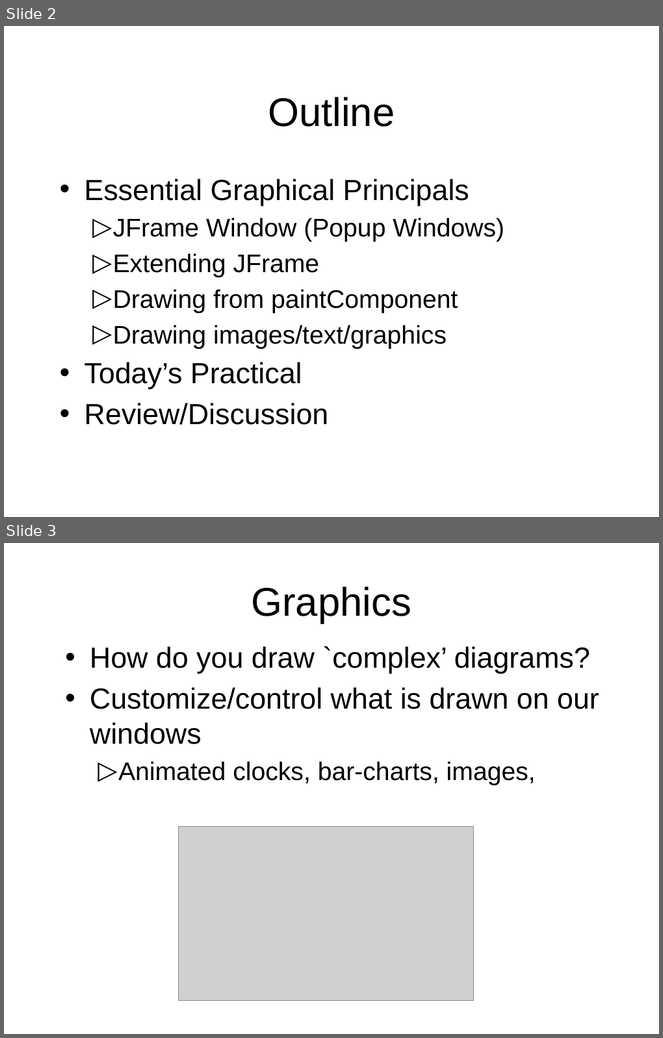
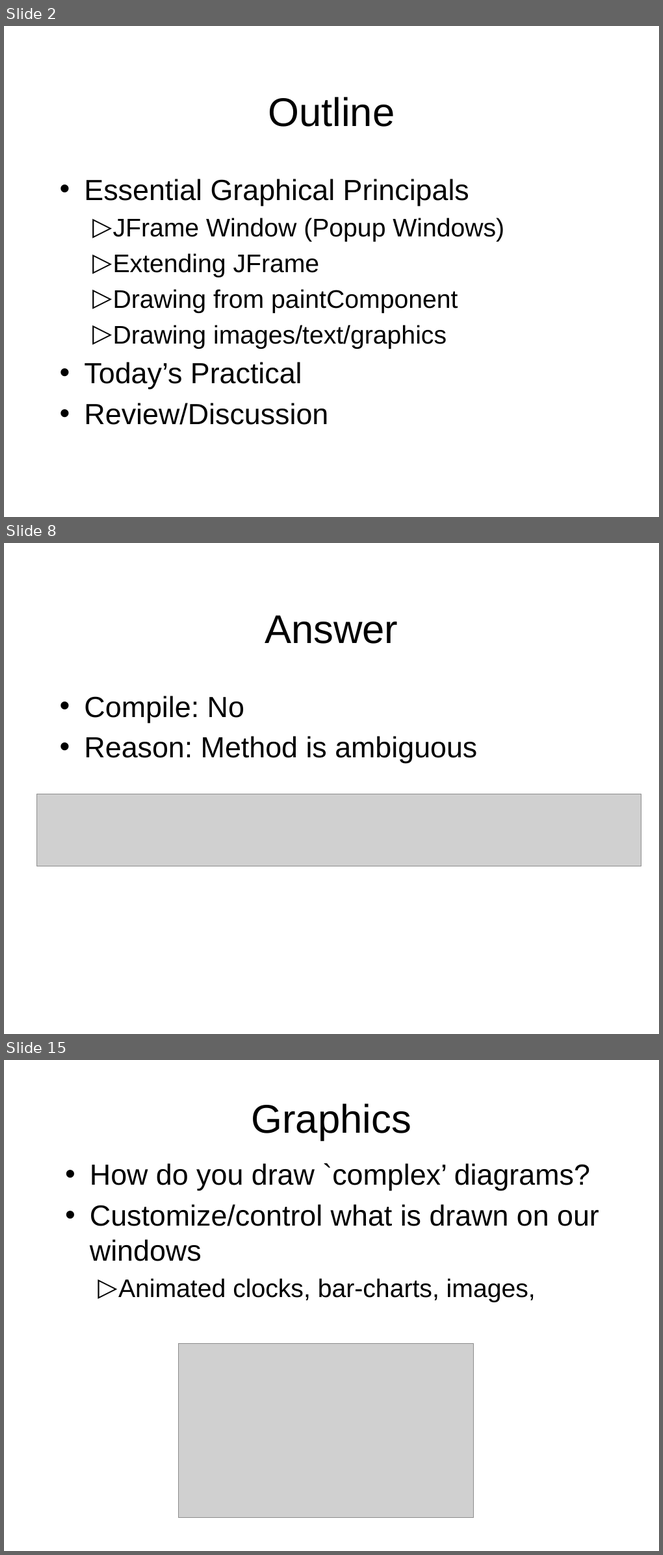
Before and after one commit to octaviordz/zjnu2017.github.io, a slide deck: OOP/lectures/080--Graphics.pptx. Shown one above the other, each under a label of ours: slides 2 and 3 before the commit, slides 2, 8 and 15 after it; the slides between them are not shown. The pictures are 663x1038 and 663x1555 pixels, drawn with LibreOffice and Linux fonts; fonts in the diff are those of the drawing; grey boxes stand for pictures. Boxes give left, top, right and bottom in pixels: in the first picture for what was removed or moved away, otherwise in the second. Text is boxed around its words. In the diff, an @@ line names an element or a change of style, - is before the commit and + after.

```diff
--- a/OOP/lectures/080--Graphics.pptx
+++ b/OOP/lectures/080--Graphics.pptx
@@ slide 8 added at [4,543,659,1034], background #FFFFFF @@
@@ title added at [265,615,398,644], 44 pt, text #000000 @@
+Answer
@@ text added at [84,696,477,763], 32 pt, text #000000 @@
+• Compile: No
+• Reason: Method is ambiguous
@@ picture added at [36,794,642,866] @@
@@ what was slide 3 is now slide 15 @@
```
Also in this commit, not shown: 14 other slides added, 1 other file.
